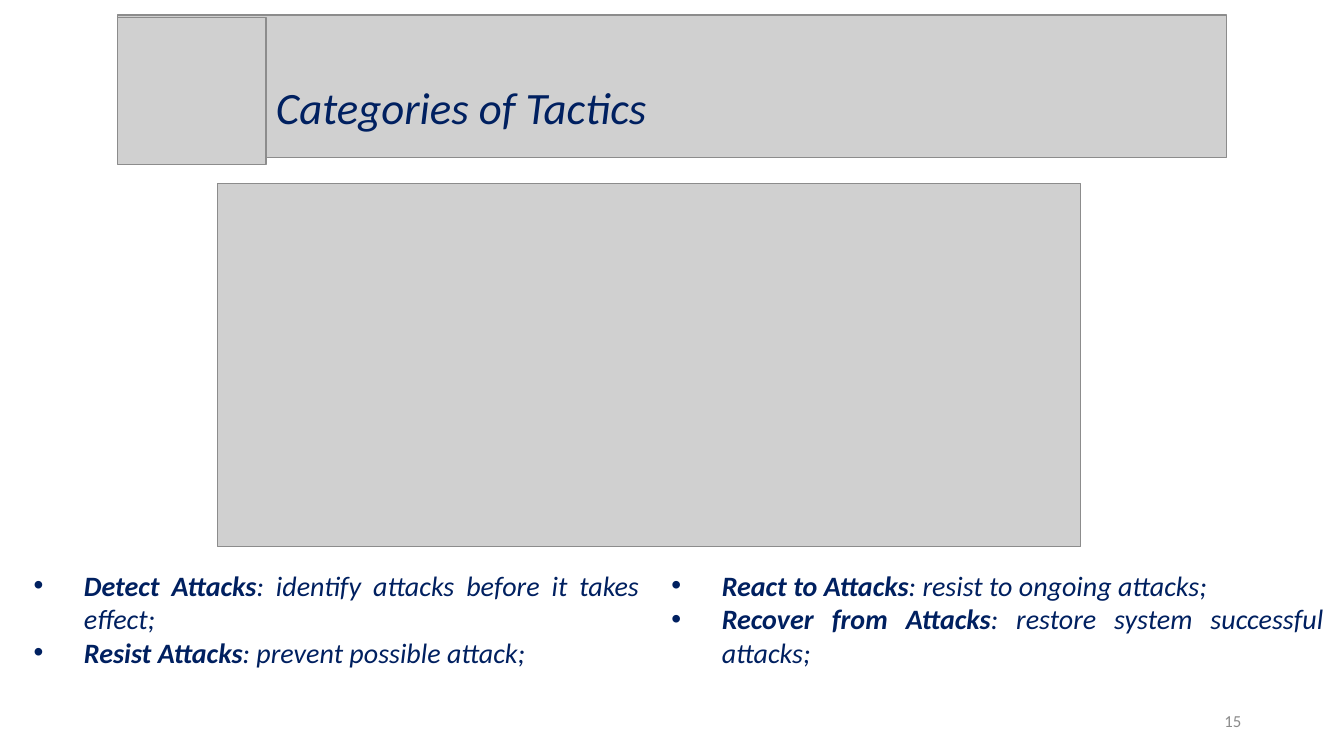
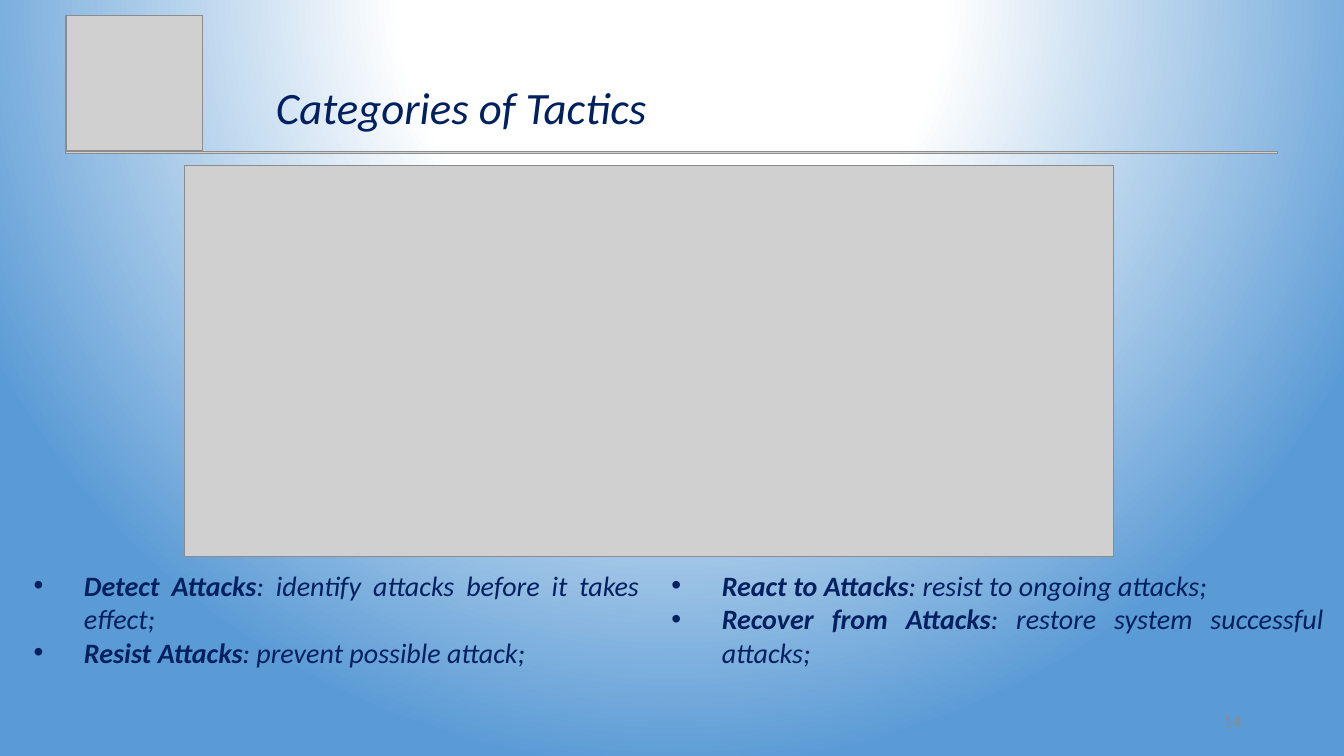
Before and after one commit to Wonderjack996/unimib-software-architecture, a slide deck: slide 14 of Approfondimento - Security/Presentazione - Savazzi - Alex.pptx (slide 15 before the commit). Drawn at 1344x756 pixels with LibreOffice and Linux fonts; fonts in the diff are those of the drawing; grey boxes stand for pictures. Boxes give left, top, right and bottom in pixels: in the first picture for what was removed or moved away, otherwise in the second. Text is boxed around its words. In the diff, an @@ line names an element or a change of style, - is before the commit and + after.

Commit message:
Sistemato layout presentazione. Manco solo parte Andrea

```diff
--- a/Approfondimento - Security/Presentazione - Savazzi - Alex.pptx
+++ b/Approfondimento - Security/Presentazione - Savazzi - Alex.pptx
@@ background #FFFFFF to gradient #FFFFFF to #5B9BD5 @@
@@ picture added at bbox=[66, 15, 203, 150] @@
@@ picture removed at bbox=[118, 15, 1227, 158] @@
@@ picture removed at bbox=[118, 18, 266, 165] @@
@@ picture added at bbox=[66, 151, 1277, 153] @@
@@ picture: place and size @@
-picture at bbox=[218, 184, 1082, 546]
+picture at bbox=[185, 165, 1113, 557]
@@ page number removed at bbox=[1224, 716, 1241, 727] @@
-15
```
Also in this commit, not shown: 24 other slides changed, 1 slide added, 1 slide removed, 6 other files.
